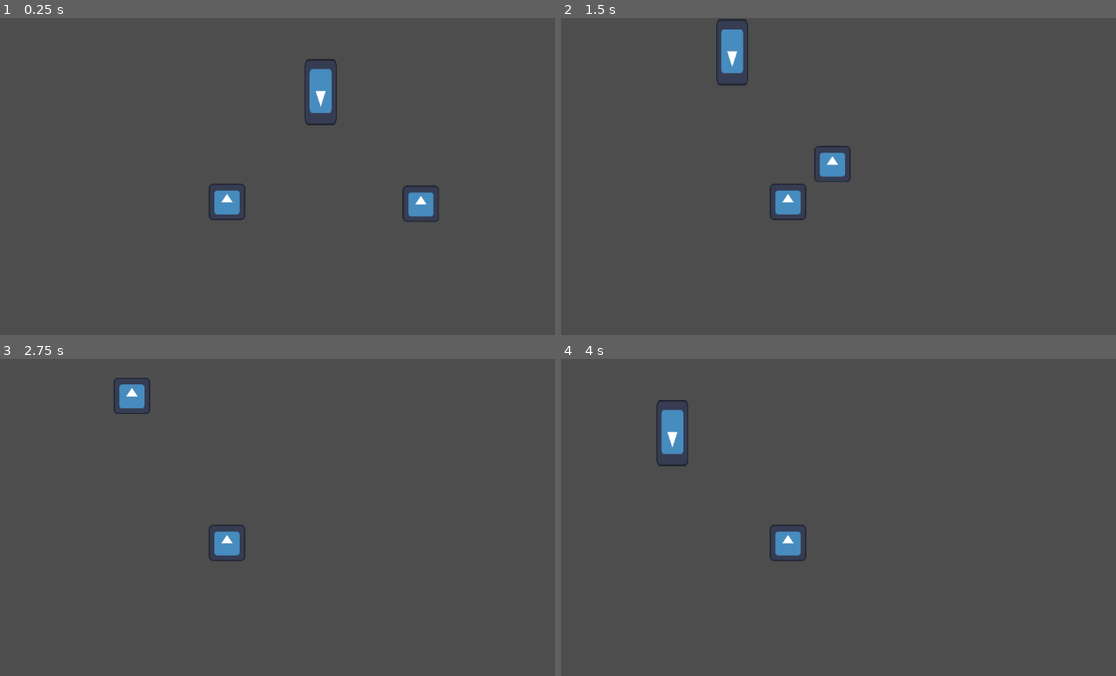
Above: before the commit, frames 1-4 (two rows, left to right).
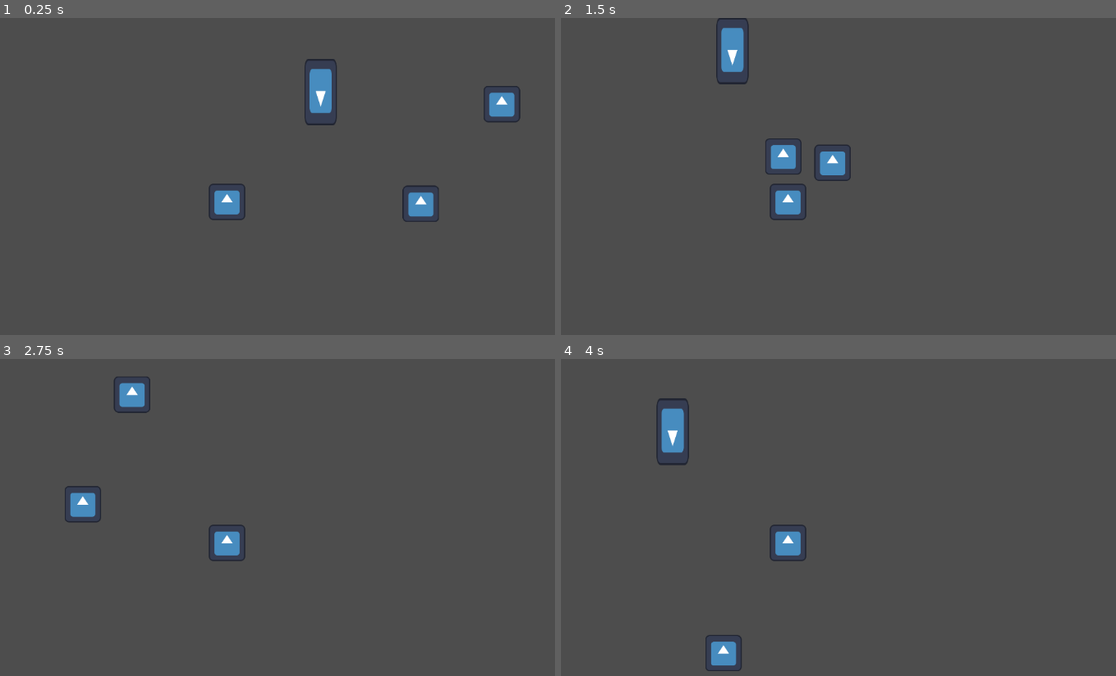
Above: after the commit, the same moments.

Repository: Routund/Mount_Belforte
Game: Godot game, scene res://Scenes/Overworld.tscn
Two runs of this game, one before a commit and one after it. Both use one fixed random seed, a clock stepped at 60 frames per second and the inputs below. The engine's default icon, where the game draws it, is replaced by a stand-in: a white triangle on a blue panel in a dark square.
Inputs:
- Up to frame 1 (0.25 s): no input
- Up to frame 2 (1.5 s): hold D (right) 0.53-1.28 s; hold S (down) from 1.28 s (still down)
- Up to frame 3 (2.75 s): release S (down) at 2.03 s; hold D (right) from 2.03 s (still down)
- Up to frame 4 (4 s): release D (right) at 2.78 s; hold W (up) 2.78-3.53 s; hold A (left) from 3.53 s (still down)

The runs differ from the first frame. In frame 1, 0.5% of the frame differs, in the area x 87-94%, y 21-33%; in frame 2, 0.8%, in the area x 27-53%, y 0-52%; in frame 3, 0.6%; in frame 4, 0.7%.
Error after the commit: Error setting property 'velocity' with value of type int. (res://Scripts/Rock_bat.gd:40)

Commit message:
Working on rock bat

Diff:
--- a/Battle.tscn
+++ b/Scenes/Battle.tscn
@@ -1,7 +1,7 @@
 [gd_scene load_steps=3 format=3 uid="uid://uk07hjo5epu4"]
 
-[ext_resource type="Texture2D" uid="uid://b5ihyqj52x60r" path="res://icon.svg" id="1_j3o4b"]
-[ext_resource type="Script" path="res://battle_manager.gd" id="2_s0u54"]
+[ext_resource type="Texture2D" uid="uid://b5ihyqj52x60r" path="res://Sprites/icon.svg" id="1_j3o4b"]
+[ext_resource type="Script" path="res://Scripts/battle_manager.gd" id="2_s0u54"]
 
 [node name="Node2D" type="Node2D"]
 
--- a/Scenes/Overworld.tscn
+++ b/Scenes/Overworld.tscn
@@ -1,8 +1,9 @@
-[gd_scene load_steps=5 format=3 uid="uid://upmmvi2bl5bl"]
+[gd_scene load_steps=6 format=3 uid="uid://upmmvi2bl5bl"]
 
 [ext_resource type="PackedScene" uid="uid://bqlroxiiv5reg" path="res://Scenes/player.tscn" id="1_l2n5d"]
 [ext_resource type="PackedScene" uid="uid://y5g78wv73dul" path="res://Scenes/tester_card.tscn" id="2_bjbhx"]
 [ext_resource type="PackedScene" uid="uid://boojurd07rf2h" path="res://Scenes/slime_spawner.tscn" id="3_xn2qj"]
+[ext_resource type="PackedScene" uid="uid://cdigm0hn3chus" path="res://Scenes/rock_bat.tscn" id="4_cntlh"]
 
 [sub_resource type="NavigationPolygon" id="NavigationPolygon_0qgq4"]
 vertices = PackedVector2Array(2401, 563, -2190, 605, -2179, -1569, 2317, -1588)
@@ -23,3 +24,6 @@
 
 [node name="Slime spawner" parent="." instance=ExtResource("3_xn2qj")]
 position = Vector2(329, -387)
+
+[node name="Rock_bat" parent="." instance=ExtResource("4_cntlh")]
+position = Vector2(1097, -392)
--- a/card_instance.tscn
+++ b/Scenes/card_instance.tscn
@@ -1,7 +1,7 @@
 [gd_scene load_steps=3 format=3 uid="uid://cg7ii38t3bmxx"]
 
-[ext_resource type="Texture2D" uid="uid://b5ihyqj52x60r" path="res://icon.svg" id="1_14jwp"]
-[ext_resource type="Script" path="res://Card.gd" id="2_u5urt"]
+[ext_resource type="Texture2D" uid="uid://b5ihyqj52x60r" path="res://Sprites/icon.svg" id="1_14jwp"]
+[ext_resource type="Script" path="res://Scripts/Card.gd" id="2_u5urt"]
 
 [node name="CardInstance" type="Node2D"]
 
--- /dev/null
+++ b/Scenes/rock_bat.tscn
@@ -0,0 +1,47 @@
+[gd_scene load_steps=5 format=3 uid="uid://cdigm0hn3chus"]
+
+[ext_resource type="Script" path="res://Scripts/Rock_bat.gd" id="1_q14sj"]
+[ext_resource type="Texture2D" uid="uid://b5ihyqj52x60r" path="res://Sprites/icon.svg" id="2_nwj0k"]
+
+[sub_resource type="CircleShape2D" id="CircleShape2D_batms"]
+radius = 56.0
+
+[sub_resource type="RectangleShape2D" id="RectangleShape2D_ytydg"]
+size = Vector2(160, 160)
+
+[node name="Rock_bat" type="CharacterBody2D"]
+script = ExtResource("1_q14sj")
+
+[node name="Sprite2D" type="Sprite2D" parent="."]
+texture = ExtResource("2_nwj0k")
+
+[node name="Rock_collision" type="CollisionShape2D" parent="."]
+shape = SubResource("CircleShape2D_batms")
+
+[node name="Area2D" type="Area2D" parent="."]
+
+[node name="CollisionShape2D" type="CollisionShape2D" parent="Area2D"]
+shape = SubResource("RectangleShape2D_ytydg")
+
+[node name="NavigationAgent2D" type="NavigationAgent2D" parent="."]
+
+[node name="down" type="RayCast2D" parent="."]
+scale = Vector2(30, 1)
+target_position = Vector2(0, 80)
+
+[node name="up" type="RayCast2D" parent="."]
+rotation = 3.14159
+scale = Vector2(30, 1)
+target_position = Vector2(0, 80)
+
+[node name="left" type="RayCast2D" parent="."]
+rotation = 1.5708
+scale = Vector2(30, 1)
+target_position = Vector2(0, 80)
+
+[node name="right" type="RayCast2D" parent="."]
+rotation = 4.71239
+scale = Vector2(30, 1)
+target_position = Vector2(0, 80)
+
+[connection signal="body_entered" from="Area2D" to="." method="_on_area_2d_body_entered"]
--- /dev/null
+++ b/Scripts/Rock_bat.gd
@@ -0,0 +1,54 @@
+extends CharacterBody2D
+# Declare member variables here. Examples:
+# var a = 2
+
+var rock = false
+var speed = 600
+@onready var player = get_parent().get_node("Player")
+
+var movement_speed: float = 400.0
+var _movement_target_position = Vector2.ZERO
+
+@onready var navigation_agent: NavigationAgent2D = $NavigationAgent2D
+
+
+func _ready():
+	navigation_agent.path_desired_distance = 4.0
+	navigation_agent.target_desired_distance = 4.0
+# Make sure to not await during _ready.
+	call_deferred("actor_setup")
+
+func actor_setup():
+	# Wait for the first physics frame so the NavigationServer can sync.
+	await get_tree().physics_frame
+	set_movement_target(_movement_target_position)
+func set_movement_target(_movement_target: Vector2):
+	navigation_agent.target_position = player.global_position
+
+func _physics_process(_delta):
+	if rock == false:
+		navigation_agent.target_position = player.global_position
+		if navigation_agent.is_navigation_finished():
+			return
+		var current_agent_position: Vector2 = global_position
+		var next_path_position: Vector2 = navigation_agent.get_next_path_position()
+		var new_velocity: Vector2 = next_path_position - current_agent_position
+		new_velocity = new_velocity.normalized()
+		velocity = new_velocity * speed
+	else:
+		if $down.is_colliding():
+			velocity = speed
+		elif $up.is_colliding():
+			velocity = speed
+		elif $left.is_colliding():
+			velocity = speed
+		elif $right.is_colliding():
+			velocity = speed
+		else:
+			pass
+	move_and_slide()
+
+
+func _on_area_2d_body_entered(body):
+	if body.name == "Player":
+		rock = true
Renamed: Card.gd -> Scripts/Card.gd
Renamed: battle_manager.gd -> Scripts/battle_manager.gd
